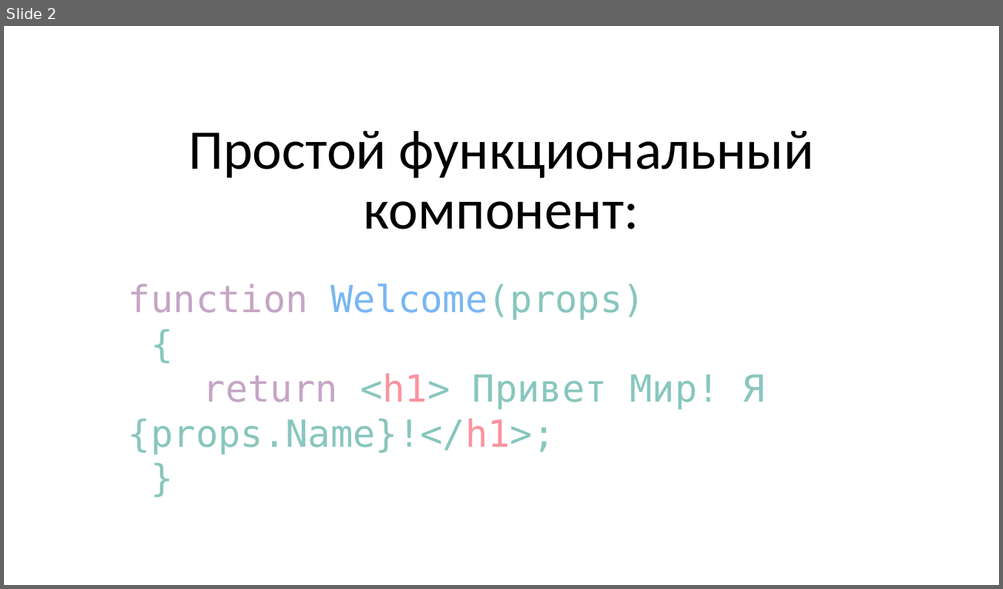
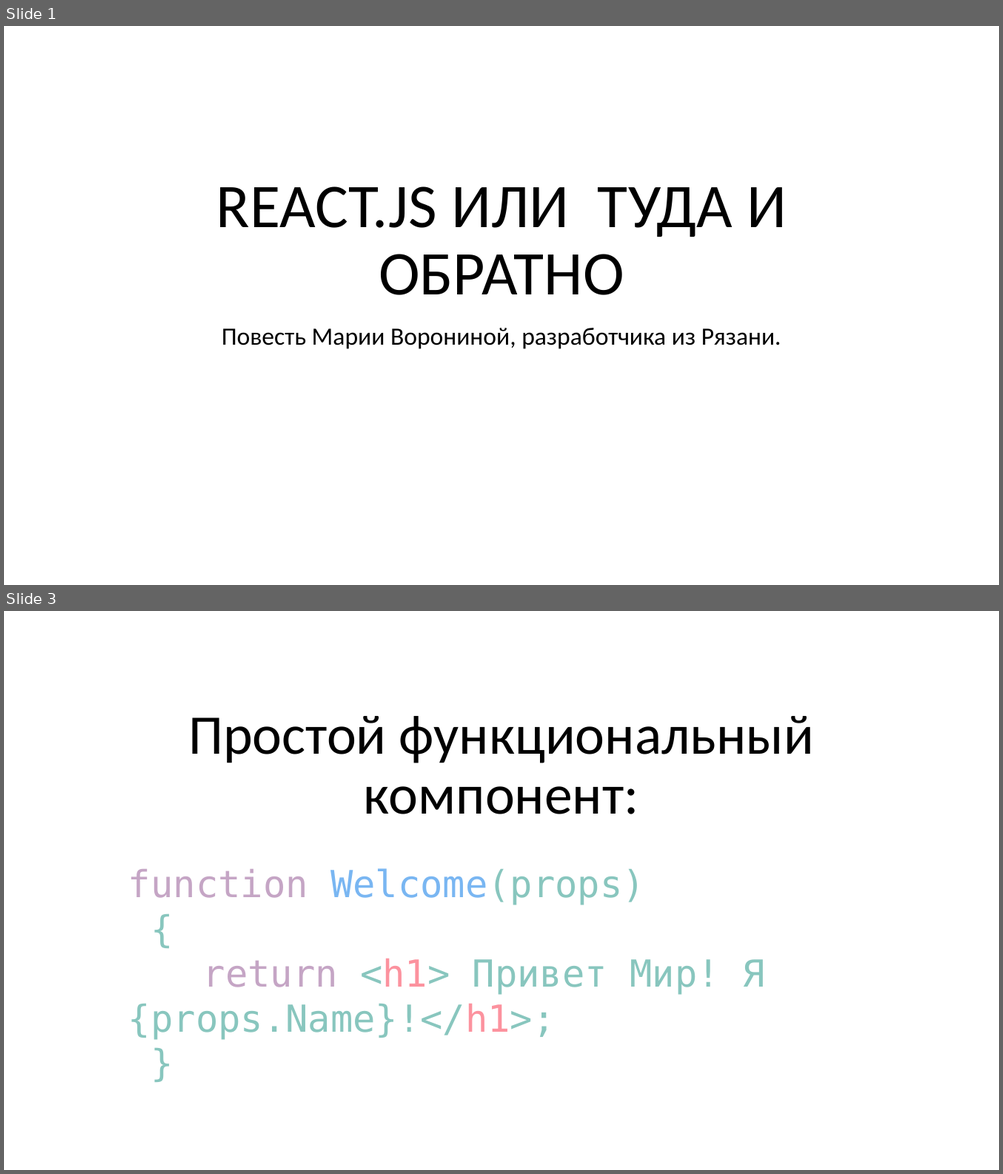
Before and after one commit to spiderpoul/react-redux-hooks, a slide deck: React.pptx. Shown one above the other, each under a label of ours: slide 2 before the commit, slides 1 and 3 after it; the slides between them are not shown. The pictures are 1003x589 and 1003x1174 pixels, drawn with LibreOffice and Linux fonts; fonts in the diff are those of the drawing. Boxes give left, top, right and bottom in pixels: in the first picture for what was removed or moved away, otherwise in the second. Text is boxed around its words. In the diff, an @@ line names an element or a change of style, - is before the commit and + after.

```diff
--- a/React.pptx
+++ b/React.pptx
@@ slide 1 added at box(4, 26, 999, 585), background #FFFFFF @@
@@ title added at box(216, 187, 786, 295), 60 pt, text #000000 @@
+REACT.JS ИЛИ ТУДА И ОБРАТНО
@@ subtitle added at box(222, 328, 781, 349), 24 pt, text #000000 @@
+Повесть Марии Ворониной, разработчика из Рязани.
@@ what was slide 2 is now slide 3 @@
```
Also in this commit, not shown: 2 slides changed, 4 other slides added, 9 other files.
